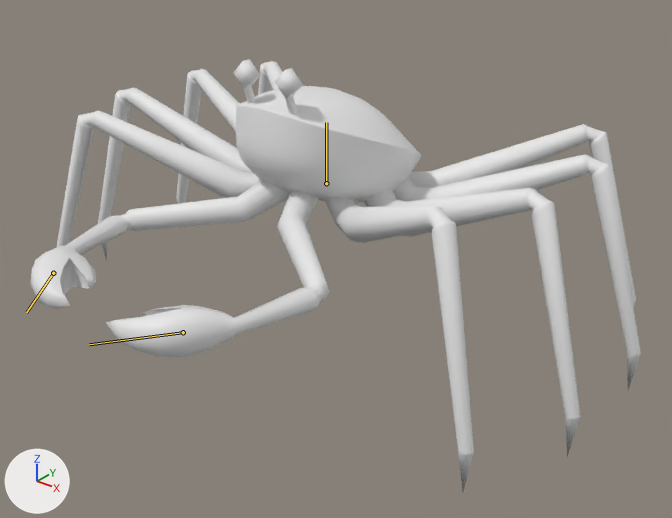
What one commit did to the Blender file Assets/Local/Bastien/Meshes/Sources/SN_Clawster.blend.
Before and after are seen from a camera (50 mm lens) standing at (1.6, -1.96, 1.44) and looking at (0.15, -0.15, 0.33). Arrows for +X, +Y and +Z are at lower left; the lights stay in place. The bones that change are drawn over the model as lines.

The first picture shows 'Body_Main', 'Eye_L', 'Eye_R', 'Hand_L', 'Hand_R', 'LegA_L', 'LegA_R', 'LegB_L', 'LegB_R', 'LegC_L', 'LegC_R', 'LegD_L', 'LegD_R'.
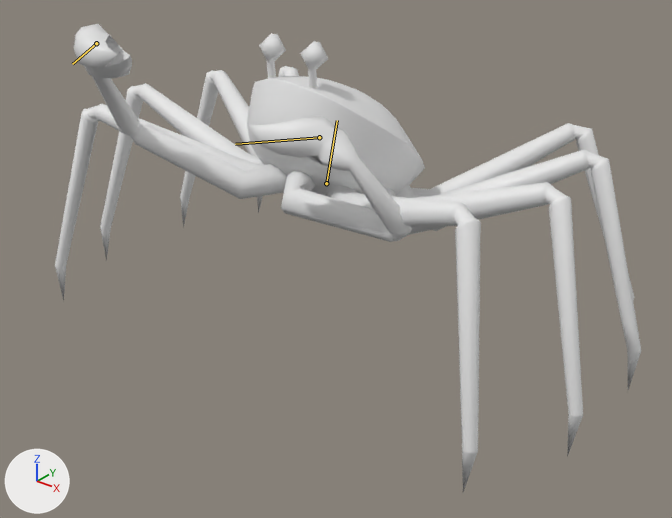
The newer file adds an action. The first version stands in its rest pose; the second is drawn at frame 10 of the action 'Death_Drowning'.

Where the change shows, as pixel boxes (x1, y1, x2, y2) in the pictures (672 x 518 px):
'Body_Main', posed: before (236, 86, 421, 203); after (247, 76, 425, 196)
'Hand_L', posed: before (105, 190, 330, 357); after (247, 116, 412, 242)
'Hand_R', posed: before (30, 180, 289, 309); after (74, 24, 287, 199)
'LegA_L', posed: before (325, 198, 474, 492); after (326, 185, 481, 492)
'LegB_L', posed: before (363, 188, 580, 457); after (385, 182, 583, 457)
'LegA_R', posed: before (56, 111, 261, 248); after (55, 104, 265, 300)
'LegC_L', posed: before (393, 154, 641, 390); after (395, 150, 641, 390)
'LegB_R', posed: before (98, 87, 254, 261); after (100, 83, 262, 261)
'LegD_L', posed: before (409, 124, 636, 308); after (409, 123, 634, 301)
'LegC_R', posed: before (176, 69, 240, 228); after (180, 70, 257, 228)
'Eye_L', posed: before (275, 68, 303, 115); after (300, 41, 328, 89)
'Eye_R', posed: before (233, 59, 260, 104); after (259, 33, 286, 79)
'LegD_R', posed: before (258, 61, 283, 95); after (257, 66, 299, 213)
bone 'Origin', root to tip: before (326, 183) to (326, 122); after (326, 183) to (337, 120)
bone 'Hand_IK_R', root to tip: before (53, 273) to (26, 312); after (96, 43) to (72, 64)
bone 'Hand_IK_L', root to tip: before (183, 332) to (89, 344); after (319, 137) to (235, 144)

The change in detail:
Bone 'Origin' (bone_origin) turns from (0, 0, 0) to (15, 0, 0) degrees about its own x, y and z.
Bone 'Hand_IK_R' (bone_hand_ik_r) moves from (0.0, 0.0, 0.0) to (-0.03, -0.196, 0.533).
Bone 'Hand_IK_L' (bone_hand_ik_l) moves from (0.0, 0.0, 0.0) to (0.205, -0.372, 0.368).
